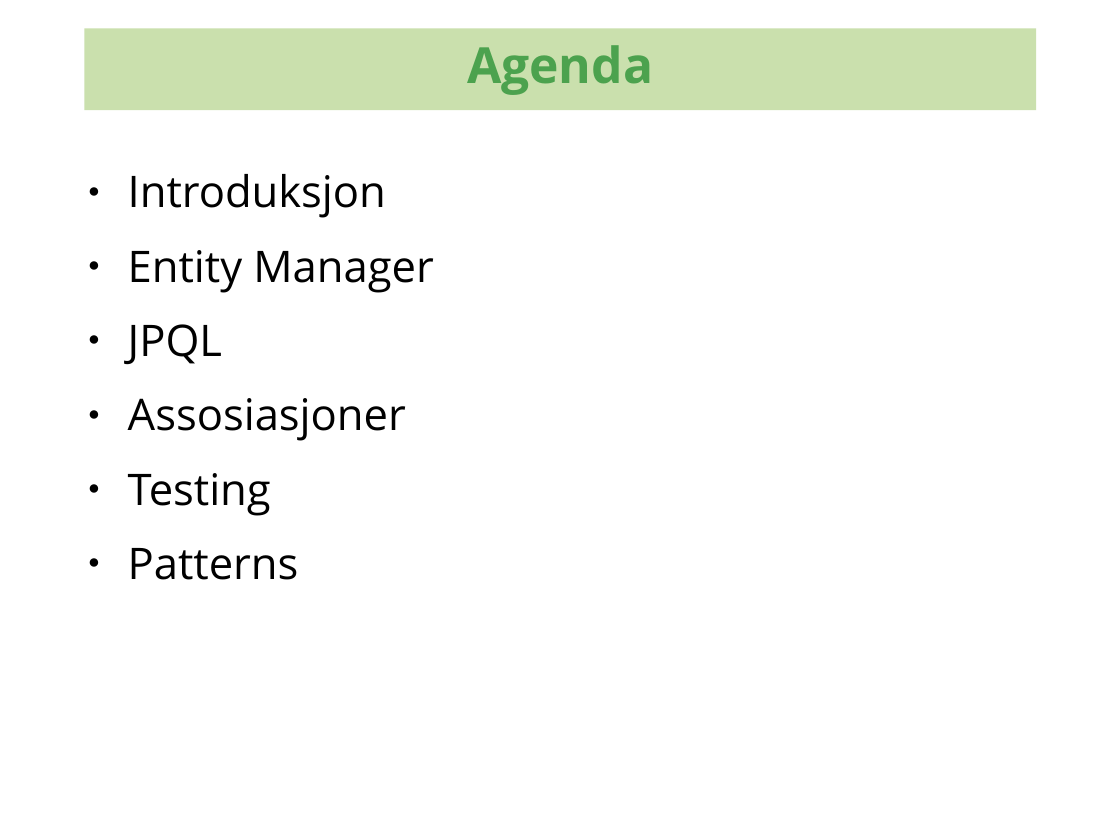
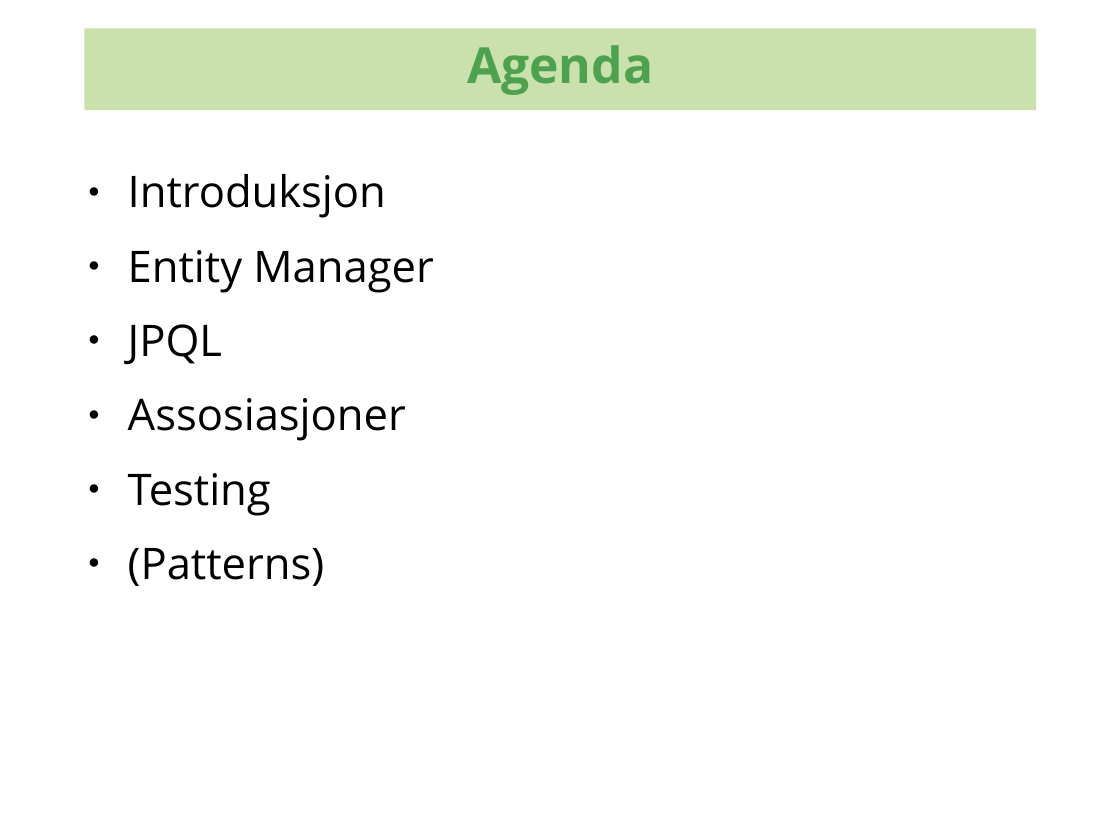
Before and after one commit to kenglxn/seam-maven-refimpl, a slide deck: slide 2 of sandbox/loo/jpa-continued/jpa-continued.odp. Drawn at 1120x840 pixels with LibreOffice and Linux fonts; fonts in the diff are those of the drawing; background and template pictures are left out. Boxes give left, top, right and bottom in pixels: in the first picture for what was removed or moved away, otherwise in the second. Text is boxed around its words. In the diff, an @@ line names an element or a change of style, - is before the commit and + after.

```diff
--- a/sandbox/loo/jpa-continued/jpa-continued.odp
+++ b/sandbox/loo/jpa-continued/jpa-continued.odp
@@ text at (128,548,324,586): text changed @@
-● Patterns
+● (Patterns)
```
Also in this commit, not shown: 4 other slides changed, 4 slides added, 5 slides removed, 1 other file.
